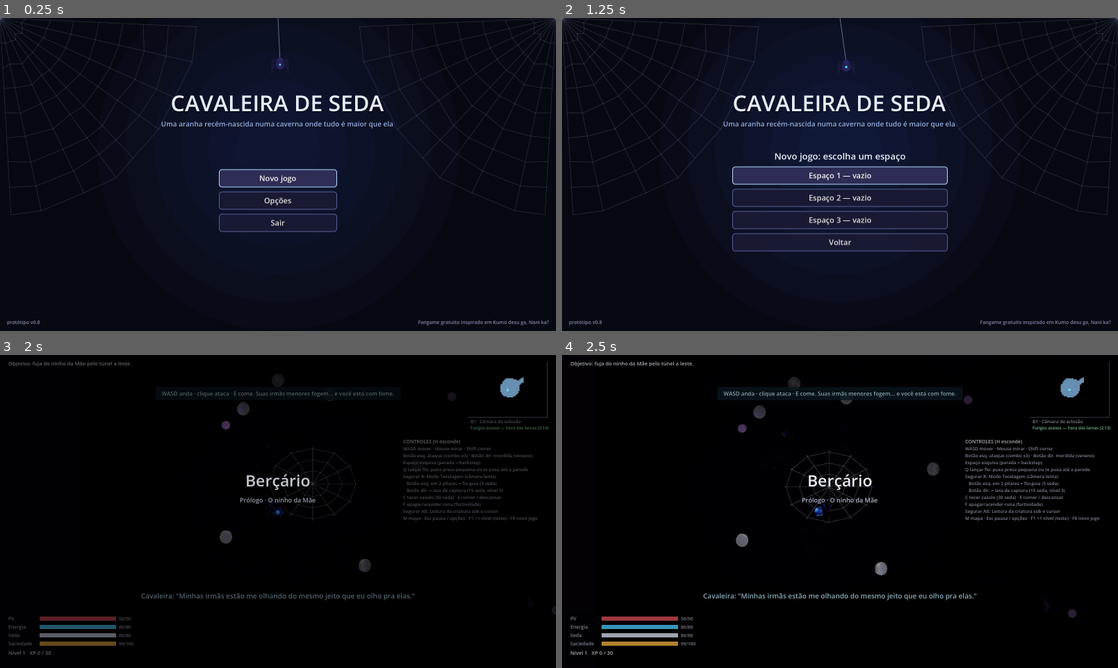
Above: before the commit, frames 1-4 (two rows, left to right).
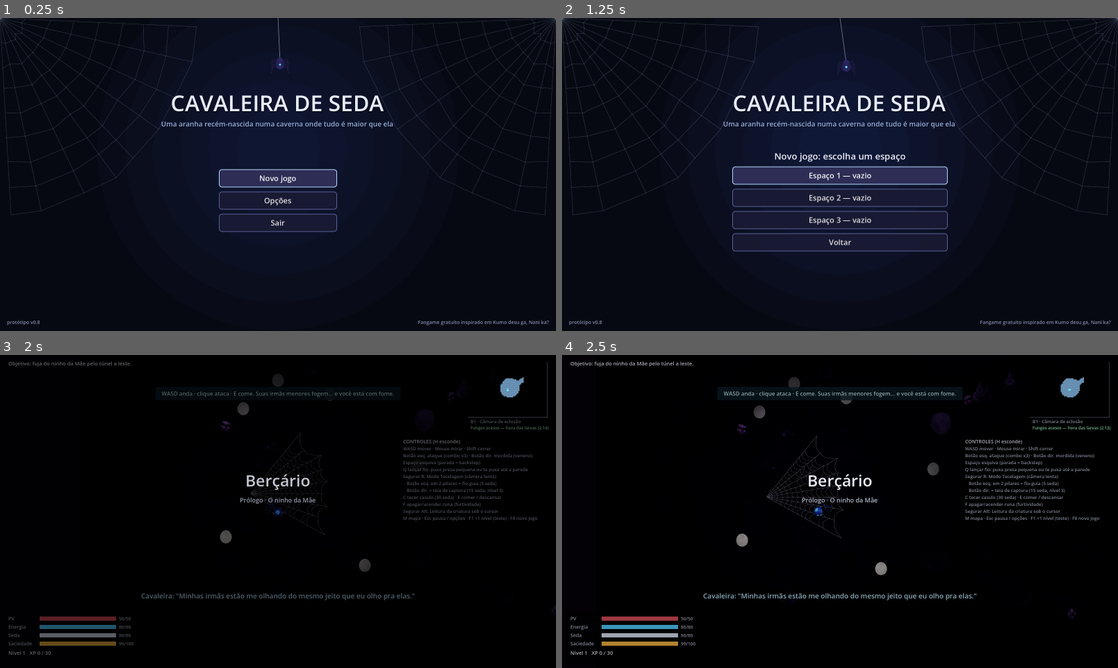
Above: after the commit, the same moments.

Repository: FelipeAUGraciano/cavaleira-de-seda
Game: Godot game, scene res://world/title.tscn
Same seed, same stepped clock (60 frames per second), same inputs: the game is played once before the commit and once after it.
Inputs (mouse positions are in pixels of both pictures, inside the frame that each line leads up to):
- Up to frame 1 (0.25 s): no input
- Up to frame 2 (1.25 s): click "Novo jogo" at 0.5 s
- Up to frame 3 (2 s): click "Espaço 1 — vazio" at 1.25 s
- Up to frame 4 (2.5 s): tap Enter at 2 s; move the mouse to (962, 495) at 2.02 s; hold D (move_right) from 2.03 s (still down); click (962, 495) at 2.1 s; tap C (cocoon) at 2.3 s

Frames 1-2 are identical in both runs. In frame 3, 0.3% of the frame differs, in the area x 39-100%, y 11-82%; in frame 4, 0.9%, in the area x 31-93%, y 7-84%.

Commit message:
Props do Berçário e a Mãe em 3D
- 14 props (ovo v02, casulo, presa, cristal, pilar de teia, estalagmites, rochas, fungos,
  teia de canto) e mae_corpo + mae_pata, reduzidos com preparar_modelo.sh
- MaeLegs: patas da Mãe com juntas; MotherChase usa os leg_socket e anima o passo,
  MotherLeg arqueia a pata até o chão
- Models.TUNING: emission (ovo) e albedo (estalagmites, rochas); teia de canto deitada;
  nó de seda dos pilares segue a largura do modelo
- tests/screenshot_props

Co-Authored-By: Claude Opus 5.5 <noreply@anthropic.com>
Claude-Session: https://claude.ai/code/session_01TCzftDGRx4Tc18jkCE46ia

Diff:
--- /dev/null
+++ b/actors/bosses/mae_legs.gd
@@ -0,0 +1,35 @@
+class_name MaeLegs
+extends RefCounted
+## As patas da Mãe (assets/models/mae_pata): uma pata reta no eixo X com juntas
+## hip → joint_1 → joint_2 → joint_3 → tip, dobradas girando no eixo Z local de cada junta.
+
+const REST := {"hip": 0.85, "j1": -1.85, "j2": -0.35, "j3": -0.15}
+
+
+static func make(scale: float) -> Dictionary:
+	## {root, hip, j1, j2, j3, tip} ou {} sem o modelo. A raiz fica com o quadril na origem.
+	var m := Models.raw("mae_pata")
+	if m == null:
+		return {}
+	var d := {"root": m, "hip": m.find_child("hip", true, false), "j1": m.find_child("joint_1", true, false),
+		"j2": m.find_child("joint_2", true, false), "j3": m.find_child("joint_3", true, false), "tip": m.find_child("tip", true, false)}
+	for k in ["hip", "j1", "j2", "j3", "tip"]:
+		if d[k] == null:
+			m.free()
+			return {}
+	m.scale = Vector3.ONE * scale
+	var hip_x: float = (d["hip"] as Node3D).position.x
+	m.position = Vector3(-hip_x * scale, 0.0, 0.0)
+	return d
+
+
+static func pose(d: Dictionary, hip: float, j1: float, j2: float, j3: float, yaw := 0.0) -> void:
+	(d["hip"] as Node3D).rotation = Vector3(0.0, yaw, hip)
+	(d["j1"] as Node3D).rotation.z = j1
+	(d["j2"] as Node3D).rotation.z = j2
+	(d["j3"] as Node3D).rotation.z = j3
+
+
+static func tip_in(d: Dictionary, space: Node3D) -> Vector3:
+	## Ponta da pata no espaço de outro nó (precisa estar na árvore).
+	return space.global_transform.affine_inverse() * (d["tip"] as Node3D).global_position
--- a/actors/bosses/mother_chase.gd
+++ b/actors/bosses/mother_chase.gd
@@ -18,6 +18,7 @@
 var _roar := 0.0
 var _t := 0.0
 var _legs: Array[Node3D] = []
+var _mae_legs: Array = []           ## patas do modelo: [{root, hip, j1, j2, j3, tip, phase, sign}]
 
 
 func _ready() -> void:
@@ -44,28 +45,21 @@
 		parts.append(eye)
 	var body_model := Models.swap(self, "mae_corpo", 12.0, parts, "length")
 	if body_model != null:
-		body_model.position = Vector3(-3.0, 1.2, 0.0)
+		body_model.position = Vector3(-3.0, 0.0, 0.0)
 		body_model.rotation_degrees.y = -90.0   # o modelo olha para -Z; a Mãe corre para +X
-	var leg_mat := Fx.mat(Color(0.12, 0.1, 0.18))
-	for i in 8:
-		var side := -1.0 if i < 4 else 1.0
-		var pivot := Node3D.new()
-		pivot.position = Vector3(1.0 - (i % 4) * 1.4, 3.0, side * 1.6)
-		var leg := Fx.box(Vector3(0.45, 0.45, 7.0), leg_mat)
-		leg.position = Vector3(0.0, -1.4, side * 3.4)
-		leg.rotation.x = side * 0.45
-		pivot.add_child(leg)
-		add_child(pivot)
-		var leg_model := Models.instance("mae_pata", 7.5, "max")
-		if leg_model != null:
-			var wrap := Node3D.new()
-			wrap.transform = leg.transform
-			pivot.add_child(wrap)
-			leg_model.rotation.x = PI * 0.5   # comprimento do modelo (Y) ao longo da pata (Z)
-			leg_model.position.z = -3.6
-			wrap.add_child(leg_model)
-			leg.visible = false
-		_legs.append(pivot)
+		_build_model_legs(body_model)
+	if _mae_legs.is_empty():
+		var leg_mat := Fx.mat(Color(0.12, 0.1, 0.18))
+		for i in 8:
+			var side := -1.0 if i < 4 else 1.0
+			var pivot := Node3D.new()
+			pivot.position = Vector3(1.0 - (i % 4) * 1.4, 3.0, side * 1.6)
+			var leg := Fx.box(Vector3(0.45, 0.45, 7.0), leg_mat)
+			leg.position = Vector3(0.0, -1.4, side * 3.4)
+			leg.rotation.x = side * 0.45
+			pivot.add_child(leg)
+			add_child(pivot)
+			_legs.append(pivot)
 	var light := OmniLight3D.new()
 	light.light_color = Color(1.0, 0.3, 0.25)
 	light.omni_range = 9.0
@@ -73,6 +67,52 @@
 	light.position = Vector3(3.0, 4.0, 0.0)
 	add_child(light)
 	_place(0.0)
+
+
+func _build_model_legs(body: Node3D) -> void:
+	## 8 patas do modelo, presas nos encaixes leg_socket_* do corpo e dobradas pelas juntas.
+	var k := 1.0
+	var inner := body.get_child(0).get_child(0) as Node3D   # holder → pivô → modelo
+	if inner != null:
+		k = inner.scale.x
+	var wraps: Array[Node3D] = []
+	for side in ["L", "R"]:
+		for n in range(1, 5):
+			var t = Models.node_xform(body, "leg_socket_%s%d" % [side, n])
+			if t == null:
+				continue
+			var xf: Transform3D = body.transform * (t as Transform3D)
+			var dx := xf.basis.x
+			var out := Vector3(dx.x, 0.0, dx.z).normalized()
+			var d := MaeLegs.make(k)
+			if d.is_empty():
+				return
+			var wrap := Node3D.new()
+			wrap.position = xf.origin
+			wrap.basis = Basis(out, Vector3.UP, out.cross(Vector3.UP).normalized())
+			wrap.add_child(d["root"])
+			add_child(wrap)
+			wraps.append(wrap)
+			d["phase"] = (0.0 if n % 2 == 0 else PI) + (0.0 if side == "L" else PI)
+			d["sign"] = 1.0 if side == "L" else -1.0
+			MaeLegs.pose(d, MaeLegs.REST["hip"], MaeLegs.REST["j1"], MaeLegs.REST["j2"], MaeLegs.REST["j3"])
+			_mae_legs.append(d)
+	# as pontas no chão: sobe o corpo e as patas juntos
+	var min_y := INF
+	for d in _mae_legs:
+		min_y = minf(min_y, MaeLegs.tip_in(d, self).y)
+	if min_y < INF:
+		body.position.y -= min_y
+		for w in wraps:
+			w.position.y -= min_y
+
+
+func _animate_legs(t: float, walking: bool) -> void:
+	for d in _mae_legs:
+		var ph: float = t * 6.0 + float(d["phase"])
+		var lift := maxf(0.0, sin(ph)) if walking else 0.0
+		MaeLegs.pose(d, MaeLegs.REST["hip"] + 0.22 * lift, MaeLegs.REST["j1"] - 0.25 * lift, MaeLegs.REST["j2"],
+			MaeLegs.REST["j3"] + 0.1 * lift, (0.22 * cos(ph) * float(d["sign"])) if walking else 0.0)
 
 
 func begin() -> void:
@@ -141,6 +181,7 @@
 		_place(progress)
 	for i in _legs.size():
 		_legs[i].rotation.y = sin(_t * 9.0 + (i % 2) * PI) * 0.35
+	_animate_legs(_t, _roar <= 0.0)
 	var p := GameState.player as Player
 	if p != null and not p.dead and _hit_cd <= 0.0:
 		var pr := progress_of(Vector2(p.global_position.x, p.global_position.z))
--- a/actors/bosses/mother_leg.gd
+++ b/actors/bosses/mother_leg.gd
@@ -40,7 +40,7 @@
 	upper.position = Vector3(0.0, 10.0, -2.6)
 	upper.rotation.x = 0.6
 	_leg.add_child(upper)
-	Models.swap(_leg, "mae_pata", 11.0, [tip, lower, joint, upper], "height")
+	_build_model(tip, lower, joint, upper)
 	_marker = Fx.cylinder(1.6, 0.03, Fx.mat(Color(1.0, 0.2, 0.2), 1.5, true, 0.5))
 	_marker.visible = false
 	add_child(_marker)
@@ -50,6 +50,23 @@
 	_to = points[0]
 	_leg.position = _from
 	_t = 1.0
+
+
+func _build_model(tip: Node3D, lower: Node3D, joint: Node3D, upper: Node3D) -> void:
+	## Pata do modelo (mae_pata): sobe do chão, dobra no joelho lá no alto e some para trás
+	## (o corpo da Mãe fica fora da tela). A ponta fica exatamente na origem de _leg.
+	var d := MaeLegs.make(2.4)
+	if d.is_empty():
+		return
+	for p in [tip, lower, joint, upper]:
+		p.visible = false
+	var wrap := Node3D.new()
+	wrap.rotation.y = -0.35   # a pata se arqueia de lado: a câmera vê o joelho dobrado
+	_leg.add_child(wrap)
+	wrap.add_child(d["root"])
+	MaeLegs.pose(d, 1.05, -2.15, -0.45, -0.25)
+	var tip_p := MaeLegs.tip_in(d, wrap)
+	(d["root"] as Node3D).position -= tip_p
 
 
 func _process(delta: float) -> void:
--- a/systems/models.gd
+++ b/systems/models.gd
@@ -19,6 +19,13 @@
 	"irma_corpo": {"legs": true},
 	"lagarto": {"rot_y": 0.0, "legs": true},       # veio olhando para -Z
 	"morcego": {"legs": true},
+	"ovo": {"emission": 0.2},          # o ovo novo brilha inteiro; no escuro virava bola branca
+	"estalagmite_a": {"albedo": 1.9},  # pedra escura demais: some no escuro da caverna
+	"estalagmite_b": {"albedo": 1.9},
+	"estalagmite_c": {"albedo": 1.9},
+	"rocha_a": {"albedo": 1.7},
+	"rocha_b": {"albedo": 1.7},
+	"rocha_c": {"albedo": 1.7},
 
 }
 
@@ -86,7 +93,25 @@
 	model.scale = Vector3.ONE * s
 	model.position = Vector3(-center.x * s, -box.position.y * s + float(tune.get("y", 0.0)), -center.z * s)
 	pivot.add_child(model)
+	if tune.has("emission"):
+		_scale_emission(model, float(tune["emission"]))
+	if tune.has("albedo"):
+		var f := float(tune["albedo"])
+		tint(model, Color(f, f, f))
 	return holder
+
+
+static func _scale_emission(node: Node, f: float) -> void:
+	if node is MeshInstance3D and (node as MeshInstance3D).mesh != null:
+		var mi := node as MeshInstance3D
+		for i in mi.mesh.get_surface_count():
+			var m := mi.get_active_material(i) as BaseMaterial3D
+			if m != null and m.emission_enabled:
+				var copy := m.duplicate() as BaseMaterial3D
+				copy.emission_energy_multiplier *= f
+				mi.set_surface_override_material(i, copy)
+	for c in node.get_children():
+		_scale_emission(c, f)
 
 
 static func swap(parent: Node3D, model_name: String, size: float, placeholders: Array, fit: String = "max") -> Node3D:
--- a/systems/web/web_anchor.gd
+++ b/systems/web/web_anchor.gd
@@ -44,6 +44,10 @@
 	var shown := Models.swap(self, model_name, height, [rock], "height") if kind == "pilar" else null
 	if shown != null:
 		shown.rotation.y = _rng.randf() * TAU
+		# o nó de seda abraça o modelo: raio pela largura dele perto da base
+		var box := Models.bounds(shown, Transform3D.IDENTITY)
+		_trunk_r = minf(box.size.x, box.size.z) * 0.22
+		_trunk_off = Vector3(box.get_center().x, 0.0, box.get_center().z)
 	var cs := CollisionShape3D.new()
 	var shape := CylinderShape3D.new()
 	shape.radius = radius
--- /dev/null
+++ b/tests/screenshot_props.gd
@@ -0,0 +1,102 @@
+extends Node
+## Props 3D do Berçário e a Mãe, num palco claro. Folha 3×2.
+## Uso: godot --path . res://tests/screenshot_props.tscn -- <pasta>
+
+var out := "user://shots"
+var sheet := Image.create(1602, 900, false, Image.FORMAT_RGBA8)
+var n := 0
+
+
+func _ready() -> void:
+	_run.call_deferred()
+
+
+func _run() -> void:
+	if OS.get_cmdline_user_args().size() > 0:
+		out = OS.get_cmdline_user_args()[0]
+	DirAccess.make_dir_recursive_absolute(out)
+	GameState.permadeath = false
+	GameState.delete_save()
+	var layer = load("res://world/layers/test_chamber.tscn").instantiate()
+	add_child(layer)
+	await _frames(20)
+	layer.hud.visible = false
+	layer.dark_vision = false
+	for c in World.creatures.duplicate():
+		c.queue_free()
+	var p: Player = GameState.player
+	p.global_position = Vector3(-24, 0.1, 10)
+	var o := Vector3(14, 0, 8)
+	# fileira de props
+	WebNetwork.create_cocoon(o + Vector3(-3, 0, 0))
+	var corpse := Corpse.new()
+	corpse.setup("Larva-de-musgo", 20, 10, 10, Color(0.4, 0.6, 0.3), 0.4)
+	corpse.preserved = true
+	layer.add_child(corpse)
+	corpse.global_position = o + Vector3(-1.4, 0, 0.4)
+	var pk := Pickup.new("cristal_pv")
+	layer.add_child(pk)
+	pk.global_position = o + Vector3(0.0, 0, 0.6)
+	layer.add_fungus(o + Vector3(1.4, 0, 0.8), Color(0.75, 0.5, 1.0))
+	layer.add_fungus(o + Vector3(2.1, 0, 0.4))
+	for k in 3:
+		var r := Models.instance("rocha_" + "abc"[k], 1.2, "max")
+		layer.add_child(r)
+		r.global_position = o + Vector3(-3.0 + k * 2.0, 0, 3.2)
+	layer.add_web_decal(o + Vector3(3.6, 0, 2.6), 1.3)
+	layer.add_anchor("Pteia", o + Vector3(-4.5, 0, -3.5), 4.0, 0.55, Color(0.8, 0.8, 0.9), "pilar_teia")
+	for k in 3:
+		layer.add_anchor("Est%d" % k, o + Vector3(-1.5 + k * 2.4, 0, -3.5), 3.5, 0.5, Color(0.3, 0.33, 0.34), "estalagmite_" + "abc"[k])
+	await _frames(3)
+	WebNetwork.create_strand(WebNetwork.anchors["Est0"], WebNetwork.anchors["Est1"])
+	var egg := Models.instance("ovo", 0.9, "height")
+	layer.add_child(egg)
+	egg.global_position = o + Vector3(3.6, 0, -0.6)
+	# a pata da Mãe
+	var leg := MotherLeg.new()
+	leg.points = [Vector3(-14, 0, -8)]
+	leg.active = false
+	layer.add_child(leg)
+	# a Mãe inteira
+	var mom := MotherChase.new()
+	mom.route = PackedVector2Array([Vector2(-6, 14), Vector2(10, 14)])
+	layer.add_child(mom)
+	mom.begin()
+	mom.active = false
+	await _frames(10)
+	mom._animate_legs(0.3, true)
+	var cam := Camera3D.new()
+	add_child(cam)
+	cam.fov = 40.0
+	cam.make_current()
+	var light := DirectionalLight3D.new()
+	light.rotation_degrees = Vector3(-50, 30, 0)
+	light.light_energy = 1.2
+	add_child(light)
+	await _shot(cam, o + Vector3(1.0, 4.5, 8.5), o + Vector3(0, 0.5, 0.5))
+	await _shot(cam, o + Vector3(-1, 5.0, 3.0), o + Vector3(-1, 1.2, -3.5))
+	await _shot(cam, o + Vector3(-3.0, 1.6, 2.5), o + Vector3(-1.8, 0.4, 0.2))
+	await _shot(cam, Vector3(-14, 6, 8), Vector3(-14, 4, -9))
+	var mp := mom.global_position
+	await _shot(cam, mp + Vector3(2, 9, 20), mp + Vector3(-2, 3, 0))
+	await _shot(cam, mp + Vector3(16, 6, 6), mp + Vector3(-2, 3, 0))
+	sheet.save_png("%s/props.png" % out)
+	print("captura: props")
+	get_tree().quit()
+
+
+func _shot(cam: Camera3D, from: Vector3, at: Vector3) -> void:
+	cam.global_position = from
+	cam.look_at(at, Vector3.UP)
+	await _frames(3)
+	await RenderingServer.frame_post_draw
+	var img := get_viewport().get_texture().get_image()
+	img.convert(Image.FORMAT_RGBA8)
+	img.resize(534, 450)
+	sheet.blit_rect(img, Rect2i(0, 0, 534, 450), Vector2i((n % 3) * 534, (n / 3) * 450))
+	n += 1
+
+
+func _frames(k: int) -> void:
+	for i in k:
+		await get_tree().process_frame
--- /dev/null
+++ b/tests/screenshot_props.tscn
@@ -0,0 +1,6 @@
+[gd_scene load_steps=2 format=3]
+
+[ext_resource type="Script" path="res://tests/screenshot_props.gd" id="1"]
+
+[node name="ScreenshotProps" type="Node"]
+script = ExtResource("1")
--- a/world/layer_base.gd
+++ b/world/layer_base.gd
@@ -407,8 +407,11 @@
 	add_child(root)
 	var m := Models.instance("teia_canto", radius * 2.0, "length")
 	if m != null:
+		# o modelo é uma teia de parede (plano em pé): deita no chão e centraliza
+		root.rotation.y = fposmod(pos.x + pos.z, TAU)
+		m.rotation.x = -PI * 0.5
+		m.position.z = radius
 		root.add_child(m)
-		m.rotation.y = fposmod(pos.x + pos.z, TAU)
 		return
 	for i in 6:
 		var spoke := Fx.box(Vector3(radius * 2.0, 0.01, 0.03), mat)
Not shown, added: actors/bosses/mae_legs.gd.uid
Binary file added: assets/models/casulo/casulo_v01.glb
Not shown, added: assets/models/casulo/casulo_v01.glb.import
Binary file added: assets/models/casulo/casulo_v01_0.jpg
Not shown, added: assets/models/casulo/casulo_v01_0.jpg.import
Binary file added: assets/models/casulo/casulo_v01_1.png
Not shown, added: assets/models/casulo/casulo_v01_1.png.import
Binary file added: assets/models/casulo/casulo_v01_2.png
Not shown, added: assets/models/casulo/casulo_v01_2.png.import
Binary file added: assets/models/cristal/cristal_v01.glb
Not shown, added: assets/models/cristal/cristal_v01.glb.import
Binary file added: assets/models/cristal/cristal_v01_0.jpg
(and 97 more such lines)
